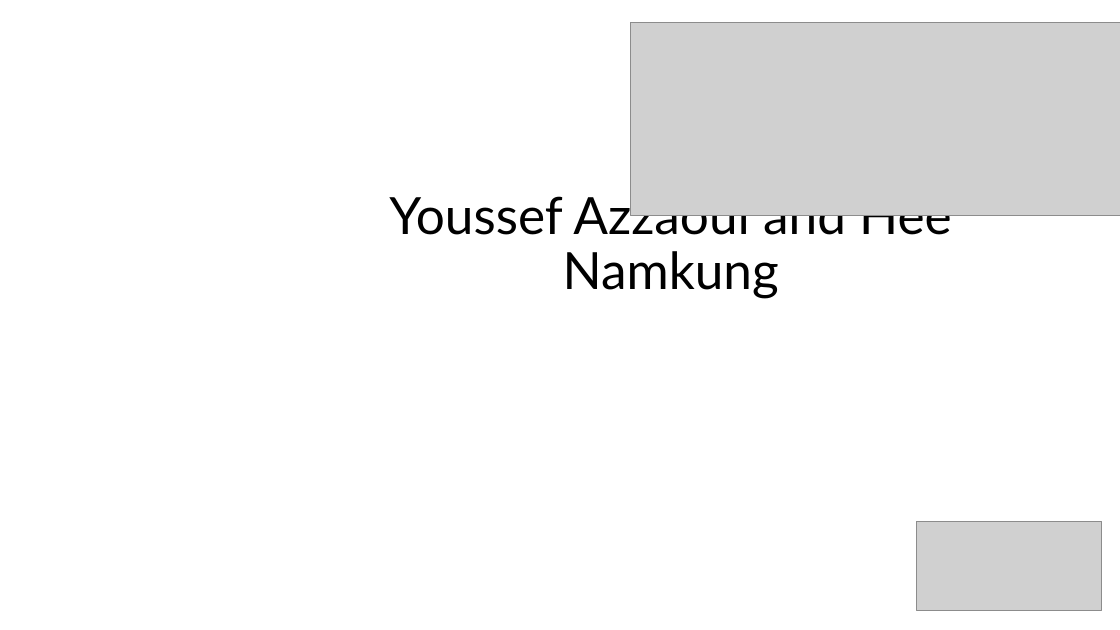
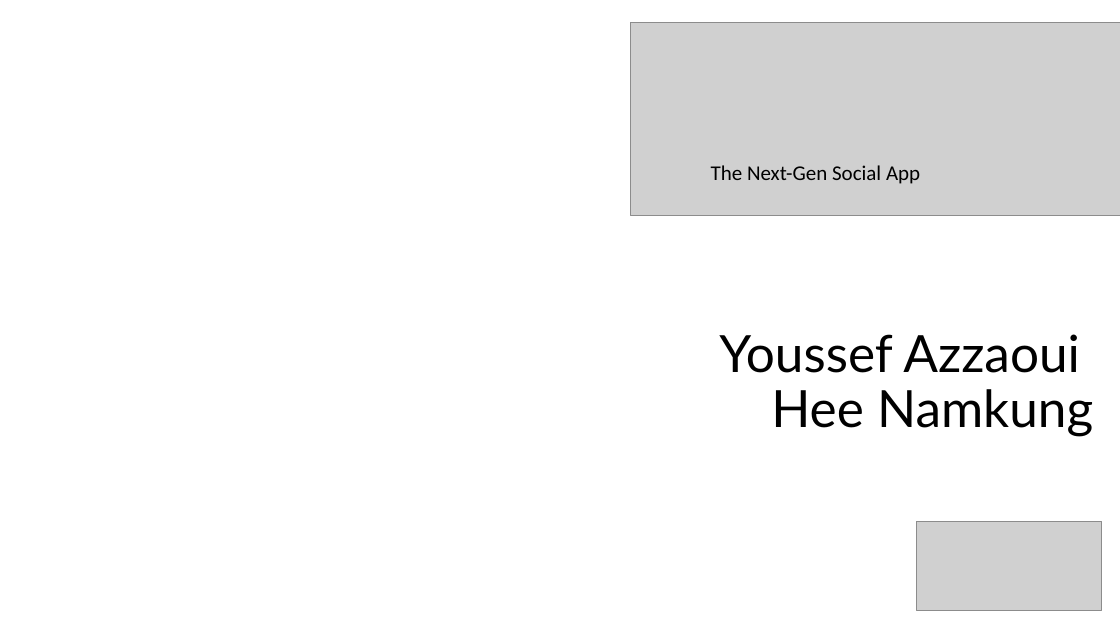
Before and after one commit to yazzaoui/Sociadee, a slide deck: slide 1 of sociadee.pptx. Drawn at 1120x630 pixels with LibreOffice and Linux fonts; fonts in the diff are those of the drawing; grey boxes stand for pictures; background and template pictures are left out. Boxes give left, top, right and bottom in pixels: in the first picture for what was removed or moved away, otherwise in the second. Text is boxed around its words. In the diff, an @@ line names an element or a change of style, - is before the commit and + after.

```diff
--- a/sociadee.pptx
+++ b/sociadee.pptx
@@ text added at (711, 165, 920, 184), 18 pt, text #000000 @@
+The Next-Gen Social App
@@ title at (719, 334, 1093, 437): text changed @@
-Youssef Azzaoui and Hee Namkung
+Youssef Azzaoui
+Hee Namkung
```
Also in this commit, not shown: 2 other slides changed, 5 slides added, 1 slide removed, 9 other files.
